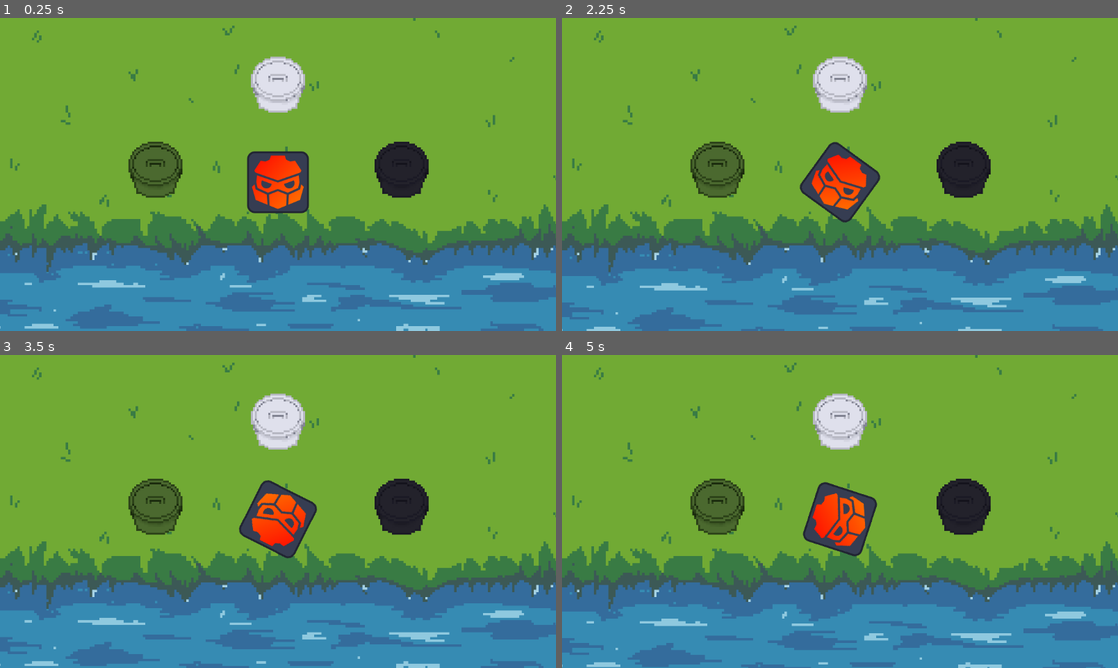
Above: before the commit, frames 1-4 (two rows, left to right).
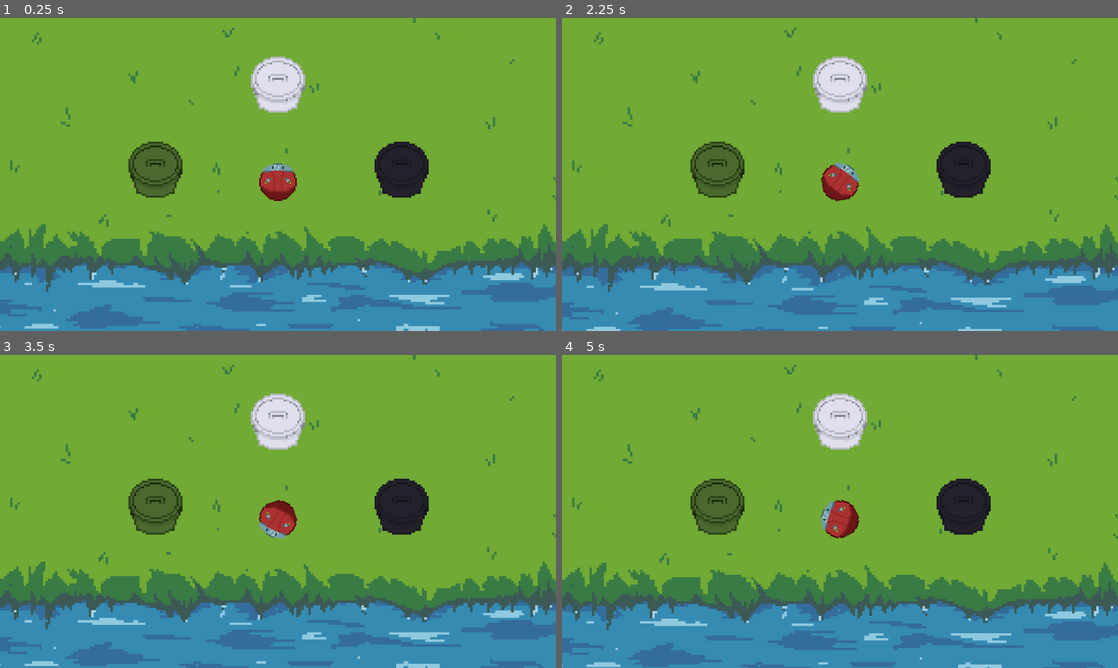
Above: after the commit, the same moments.

Repository: Sbtsu/bazuma
Game: Godot game, scene res://Escenas/nivel_base.tscn
The game is run twice, just before and just after one commit, with the same random seed, the same clock (stepped at 60 frames per second) and the same inputs.
Inputs (mouse positions are in pixels of both pictures, inside the frame that each line leads up to):
- Up to frame 1 (0.25 s): no input
- Up to frame 2 (2.25 s): tap Enter at 0.5 s; move the mouse to (962, 158) at 0.52 s; tap T at 0.6, 1.35, 2.1 s; click (962, 158) at 0.67 s; move the mouse to (728, 190) at 1.27 s; click (728, 190) at 1.42 s; move the mouse to (895, 105) at 2.02 s; click (895, 105) at 2.17 s
- Up to frame 3 (3.5 s): move the mouse to (250, 574) at 2.77 s; tap T at 2.85 s; click (250, 574) at 2.92 s
- Up to frame 4 (5 s): move the mouse to (1006, 558) at 3.52 s; tap T at 3.6, 4.35 s; click (1006, 558) at 3.67 s; move the mouse to (673, 464) at 4.27 s; click (673, 464) at 4.42 s

The runs differ from the first frame. In frame 1, 17% of the frame differs, in the area x 0-100%, y 0-88%; in frame 2, 17%; in frame 3, 17%; in frame 4, 18%.

Commit message:
nuevas animaciones, sprite de player y arreglos en grupos

Diff:
--- a/Escenas/nivel_base.tscn
+++ b/Escenas/nivel_base.tscn
@@ -50,6 +50,43 @@
 "objetos_flotando": SubResource("Animation_ceh8w")
 }
 
+[sub_resource type="Animation" id="Animation_kfb51"]
+resource_name = "pasto"
+loop_mode = 1
+tracks/0/type = "value"
+tracks/0/imported = false
+tracks/0/enabled = true
+tracks/0/path = NodePath(".:position")
+tracks/0/interp = 1
+tracks/0/loop_wrap = true
+tracks/0/keys = {
+"times": PackedFloat32Array(0, 0.5, 1),
+"transitions": PackedFloat32Array(1, 1, 1),
+"update": 0,
+"values": [Vector2(0, 192), Vector2(-4, 196), Vector2(0, 192)]
+}
+
+[sub_resource type="Animation" id="Animation_vi07t"]
+length = 0.001
+tracks/0/type = "value"
+tracks/0/imported = false
+tracks/0/enabled = true
+tracks/0/path = NodePath(".:position")
+tracks/0/interp = 1
+tracks/0/loop_wrap = true
+tracks/0/keys = {
+"times": PackedFloat32Array(0),
+"transitions": PackedFloat32Array(1),
+"update": 0,
+"values": [Vector2(0, 192)]
+}
+
+[sub_resource type="AnimationLibrary" id="AnimationLibrary_ynjlg"]
+_data = {
+"RESET": SubResource("Animation_vi07t"),
+"pasto": SubResource("Animation_kfb51")
+}
+
 [node name="Node2D" type="Node2D"]
 
 [node name="Rio" type="Sprite2D" parent="."]
@@ -65,11 +102,28 @@
 autoplay = "lago"
 speed_scale = 0.5
 
-[node name="FondoPasto" type="Sprite2D" parent="."]
+[node name="Pasto" type="Sprite2D" parent="."]
 texture_filter = 1
-position = Vector2(0, -8)
+position = Vector2(0, -144)
 scale = Vector2(5, 5)
 texture = ExtResource("8_2y0c1")
+region_enabled = true
+region_rect = Rect2(0, 0, 256, 72)
+
+[node name="BordePasto" type="Sprite2D" parent="."]
+texture_filter = 1
+position = Vector2(0, 192)
+scale = Vector2(5, 5)
+texture = ExtResource("8_2y0c1")
+region_enabled = true
+region_rect = Rect2(0, 64, 256, 64)
+
+[node name="AnimationPlayer" type="AnimationPlayer" parent="BordePasto"]
+libraries = {
+"": SubResource("AnimationLibrary_ynjlg")
+}
+autoplay = "pasto"
+speed_scale = 0.5
 
 [node name="Camera2D" type="Camera2D" parent="."]
 
--- a/Jugador/mouse.gd
+++ b/Jugador/mouse.gd
@@ -1,5 +1,4 @@
 extends Area2D
-
 
 # Called when the node enters the scene tree for the first time.
 func _ready() -> void:
--- a/Jugador/player.tscn
+++ b/Jugador/player.tscn
@@ -1,7 +1,7 @@
 [gd_scene load_steps=4 format=3 uid="uid://s6ynfbabouu3"]
 
 [ext_resource type="Script" path="res://Jugador/ControladorJugador.gd" id="1_qjgmg"]
-[ext_resource type="Texture2D" uid="uid://bsefy27etum0v" path="res://icon.svg" id="2_acf4a"]
+[ext_resource type="Texture2D" uid="uid://cbjatsaxp2wyj" path="res://Sprites/player.png" id="2_7gxso"]
 
 [sub_resource type="CircleShape2D" id="CircleShape2D_6kog5"]
 radius = 48.0
@@ -13,7 +13,8 @@
 
 [node name="player-sprite" type="Sprite2D" parent="."]
 rotation = 1.5708
-texture = ExtResource("2_acf4a")
+scale = Vector2(3, 3)
+texture = ExtResource("2_7gxso")
 
 [node name="Area2D" type="Area2D" parent="." groups=["Player"]]
 
--- a/Objetos/Basuras/basura.gd
+++ b/Objetos/Basuras/basura.gd
@@ -12,13 +12,10 @@
 	on_basura = false
 	print("mouse salio de basura")
 
-func _input(event):
-	if event is InputEventKey and event.pressed:
-		if event.keycode == KEY_T:
-			is_clicked = true
-	if event is InputEventMouseButton and event.pressed and event.button_index == MOUSE_BUTTON_LEFT and on_basura == true:
+func _on_area_2d_input_event(viewport: Node, event: InputEvent, shape_idx: int) -> void:
+	if event.is_pressed() and event.button_index == MOUSE_BUTTON_LEFT and on_basura == true:
 		is_clicked = true
-		print("You clicked on Sprite!")
+		print("Basura presionada")
 
 func when_basura_clicked():
 	if is_clicked == true:
@@ -30,17 +27,17 @@
 	when_basura_clicked()
 
 func _on_area_2d_area_entered(area: Area2D) -> void:
-	if area.is_in_group("aprovechable") and is_in_group("aprovechable"):
+	if area.is_in_group("caneca_aprovechable") and is_in_group("aprovechable"):
 		Global.puntos += 1
 		print("una basura entro en: aprovechable")
 		print(Global.puntos)
 		queue_free()
-	if area.is_in_group("organicos") and is_in_group("organicos"):
+	if area.is_in_group("caneca_organica") and is_in_group("organicos"):
 		Global.puntos += 1
 		print("una basura entro en: organicos")
 		print(Global.puntos)
 		queue_free()
-	if area.is_in_group("no aprovechable") and is_in_group("no aprovechable"):
+	if area.is_in_group("caneca_no_aprovechable") and is_in_group("no aprovechable"):
 		Global.puntos += 1
 		print("una basura entro en: no aprovcechable")
 		print("puntuacion actual: ", Global.puntos)
--- a/Objetos/Basuras/basura_aprovechable_cerveza.tscn
+++ b/Objetos/Basuras/basura_aprovechable_cerveza.tscn
@@ -75,6 +75,7 @@
 speed_scale = 0.5
 
 [connection signal="area_entered" from="Area2D" to="." method="_on_area_2d_area_entered"]
+[connection signal="input_event" from="Area2D" to="." method="_on_area_2d_input_event"]
 [connection signal="mouse_entered" from="Area2D" to="." method="_on_area_2d_mouse_entered"]
 [connection signal="mouse_exited" from="Area2D" to="." method="_on_area_2d_mouse_exited"]
 [connection signal="screen_exited" from="VisibleOnScreenNotifier2D" to="." method="_on_visible_on_screen_notifier_2d_screen_exited"]
--- a/Objetos/Basuras/basura_aprovechable_plastico.tscn
+++ b/Objetos/Basuras/basura_aprovechable_plastico.tscn
@@ -75,6 +75,7 @@
 speed_scale = 0.5
 
 [connection signal="area_entered" from="Area2D" to="." method="_on_area_2d_area_entered"]
+[connection signal="input_event" from="Area2D" to="." method="_on_area_2d_input_event"]
 [connection signal="mouse_entered" from="Area2D" to="." method="_on_area_2d_mouse_entered"]
 [connection signal="mouse_exited" from="Area2D" to="." method="_on_area_2d_mouse_exited"]
 [connection signal="screen_exited" from="VisibleOnScreenNotifier2D" to="." method="_on_visible_on_screen_notifier_2d_screen_exited"]
--- a/Objetos/Basuras/basura_base.tscn
+++ b/Objetos/Basuras/basura_base.tscn
@@ -73,4 +73,5 @@
 speed_scale = 0.5
 
 [connection signal="area_entered" from="Area2D" to="." method="_on_area_2d_area_entered"]
+[connection signal="input_event" from="Area2D" to="." method="_on_area_2d_input_event"]
 [connection signal="screen_exited" from="VisibleOnScreenNotifier2D" to="." method="_on_visible_on_screen_notifier_2d_screen_exited"]
--- a/Objetos/Basuras/basura_organica_manzana.tscn
+++ b/Objetos/Basuras/basura_organica_manzana.tscn
@@ -74,6 +74,7 @@
 speed_scale = 0.5
 
 [connection signal="area_entered" from="Area2D" to="." method="_on_area_2d_area_entered"]
+[connection signal="input_event" from="Area2D" to="." method="_on_area_2d_input_event"]
 [connection signal="mouse_entered" from="Area2D" to="." method="_on_area_2d_mouse_entered"]
 [connection signal="mouse_exited" from="Area2D" to="." method="_on_area_2d_mouse_exited"]
 [connection signal="screen_exited" from="VisibleOnScreenNotifier2D" to="." method="_on_visible_on_screen_notifier_2d_screen_exited"]
--- a/canecas/caneca_aprovechable.tscn
+++ b/canecas/caneca_aprovechable.tscn
@@ -5,7 +5,7 @@
 [sub_resource type="RectangleShape2D" id="RectangleShape2D_8pcyn"]
 size = Vector2(128, 128)
 
-[node name="caneca_aprovechable" type="Area2D" groups=["aprovechable"]]
+[node name="caneca_aprovechable" type="Area2D" groups=["caneca_aprovechable"]]
 
 [node name="CollisionShape2D" type="CollisionShape2D" parent="."]
 shape = SubResource("RectangleShape2D_8pcyn")
--- a/canecas/caneca_no_aprovechable.tscn
+++ b/canecas/caneca_no_aprovechable.tscn
@@ -5,7 +5,7 @@
 [sub_resource type="RectangleShape2D" id="RectangleShape2D_8pcyn"]
 size = Vector2(128, 128)
 
-[node name="caneca_no_aprovechable" type="Area2D" groups=["no aprovechable"]]
+[node name="caneca_no_aprovechable" type="Area2D" groups=["caneca_no_aprovechable"]]
 
 [node name="CollisionShape2D" type="CollisionShape2D" parent="."]
 shape = SubResource("RectangleShape2D_8pcyn")
--- a/canecas/caneca_organica.tscn
+++ b/canecas/caneca_organica.tscn
@@ -5,7 +5,7 @@
 [sub_resource type="RectangleShape2D" id="RectangleShape2D_8pcyn"]
 size = Vector2(128, 128)
 
-[node name="caneca_organica" type="Area2D" groups=["organicos"]]
+[node name="caneca_organica" type="Area2D" groups=["caneca_organica"]]
 
 [node name="CollisionShape2D" type="CollisionShape2D" parent="."]
 shape = SubResource("RectangleShape2D_8pcyn")
--- a/project.godot
+++ b/project.godot
@@ -32,6 +32,9 @@
 "no aprovechable"="caneca"
 mouse=""
 zona_agarre_basura=""
+caneca_aprovechable=""
+caneca_no_aprovechable=""
+caneca_organica=""
 
 [rendering]
 
Not shown: 1 places in Escenas/nivel_base.tscn that only renumber resources
